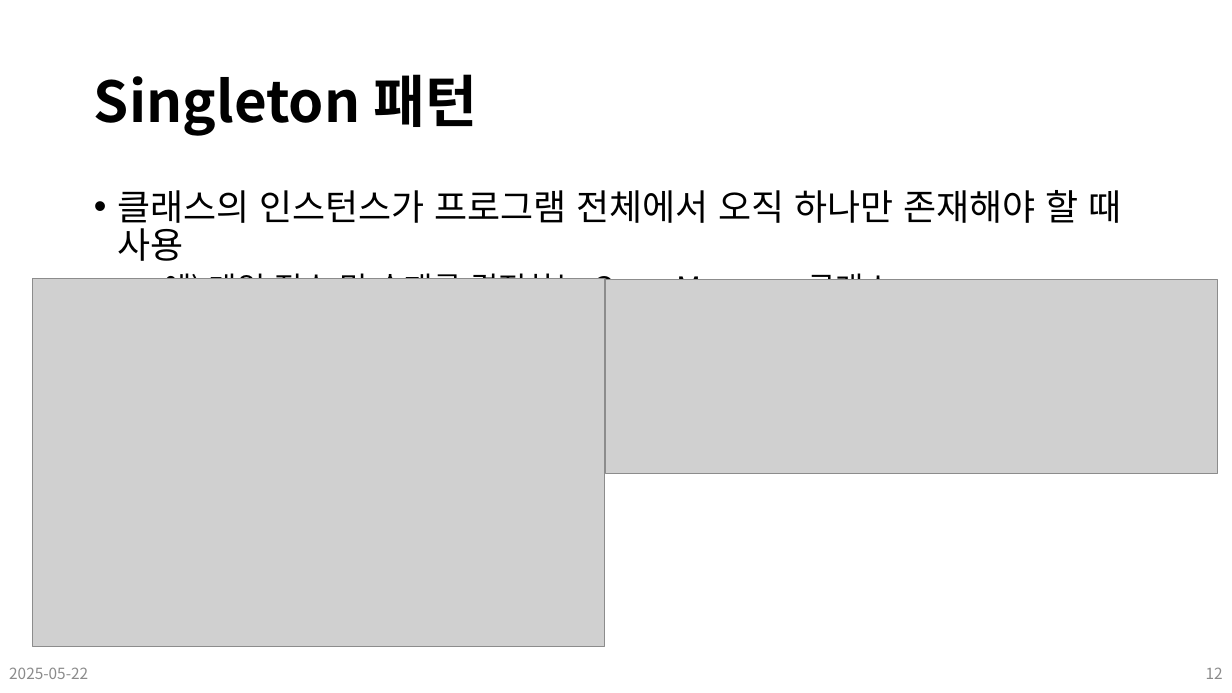
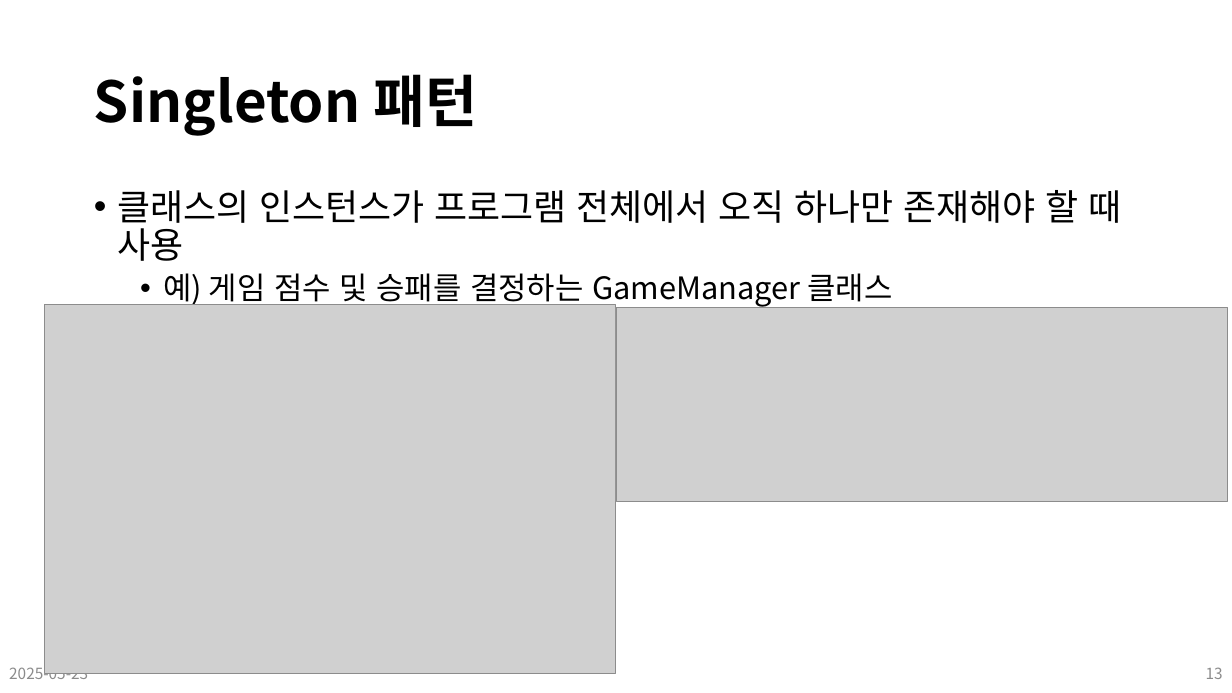
Before and after one commit to Leader-Lesson/KDT_SF_Short_5th, a slide deck: slide 13 of material/19_CSharp_WPF (디자인 패턴).pptx (slide 12 before the commit). Drawn at 1232x693 pixels with LibreOffice and Linux fonts; fonts in the diff are those of the drawing; grey boxes stand for pictures; background and template pictures are left out. Boxes give left, top, right and bottom in pixels: in the first picture for what was removed or moved away, otherwise in the second. Text is boxed around its words. In the diff, an @@ line names an element or a change of style, - is before the commit and + after.

```diff
--- a/material/19_CSharp_WPF (디자인 패턴).pptx
+++ b/material/19_CSharp_WPF (디자인 패턴).pptx
@@ picture: place and size @@
-picture at [32,278,604,647]
+picture at [44,305,616,674]
@@ picture: place and size @@
-picture at [606,279,1218,473]
+picture at [616,308,1228,502]
@@ text at [9,663,88,679]: text changed @@
-2025-05-22
+2025-05-23
@@ page number at [1206,667,1223,679]: text changed @@
-12
+13
```
Also in this commit, not shown: 24 other slides changed, 1 slide added, 8 other files.
